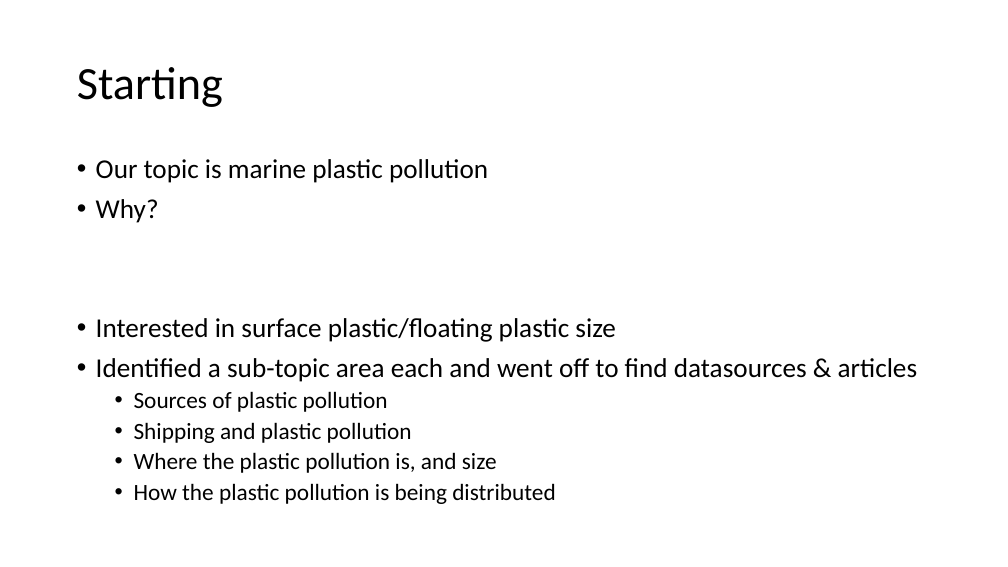
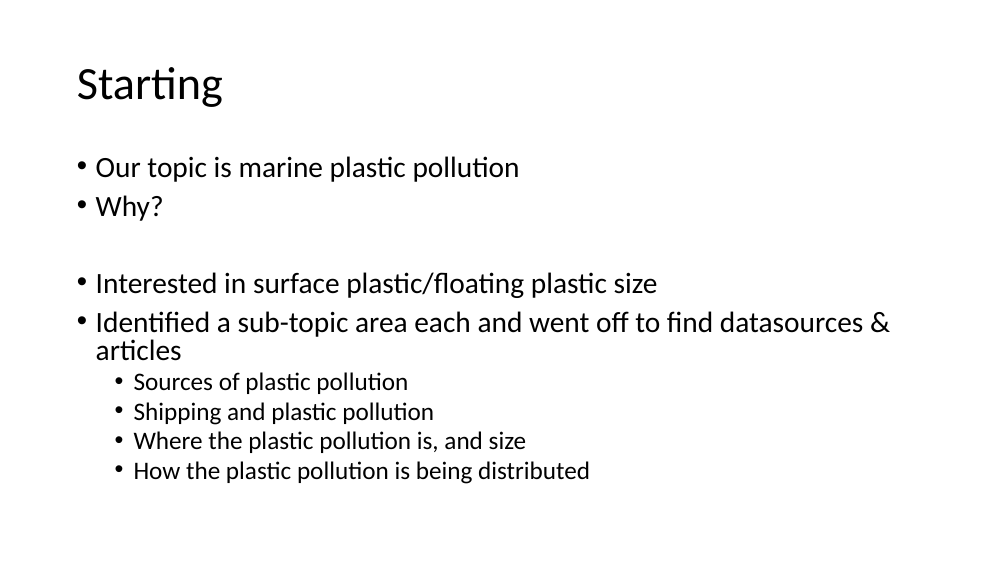
Before and after one commit to KarenJewell/CMM507-Group2, a slide deck: slide 1 of Group2Presentation.pptx. Drawn at 1008x567 pixels with LibreOffice and Linux fonts; fonts in the diff are those of the drawing. Boxes give left, top, right and bottom in pixels: in the first picture for what was removed or moved away, otherwise in the second. Text is boxed around its words. In the diff, an @@ line names an element or a change of style, - is before the commit and + after.

```diff
--- a/Group2Presentation.pptx
+++ b/Group2Presentation.pptx
@@ text "Our topic is marine plastic ..." at [96,156,863,484]: size 25.9 to 28 pt in "Our topic is marine plastic pollution", "Why?", "Interested in surface plastic/floating plastic size", "Identified a sub-topic area each and went ..."; size 22.2 to 24 pt in "Sources of plastic pollution", "Shipping and plastic pollution", "Where the plastic pollution is, and size", "How the plastic pollution is being distributed"; line spacing 0.9 to 0.8 @@
```
Also in this commit, not shown: 1 other slide changed.
